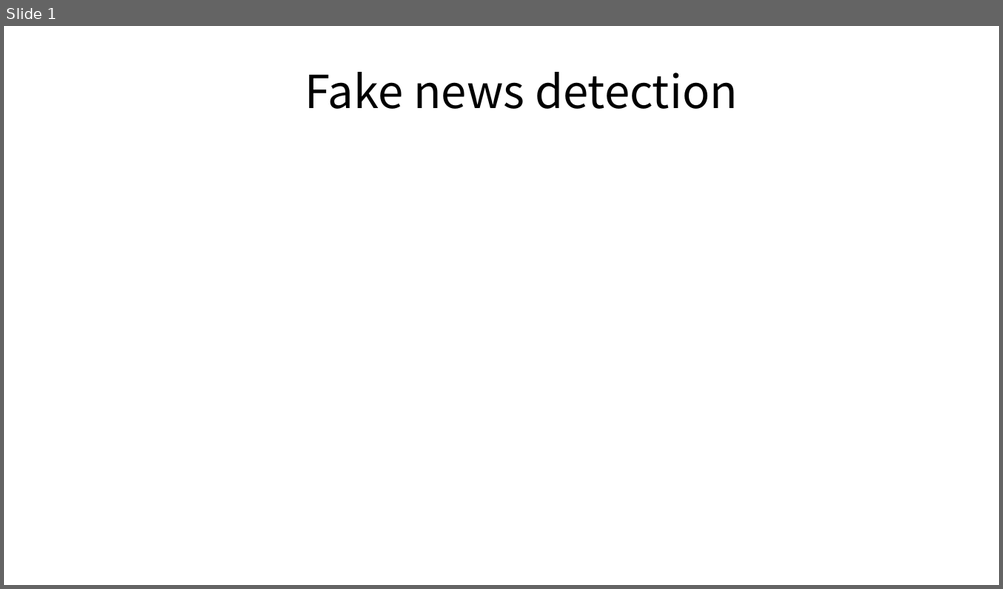
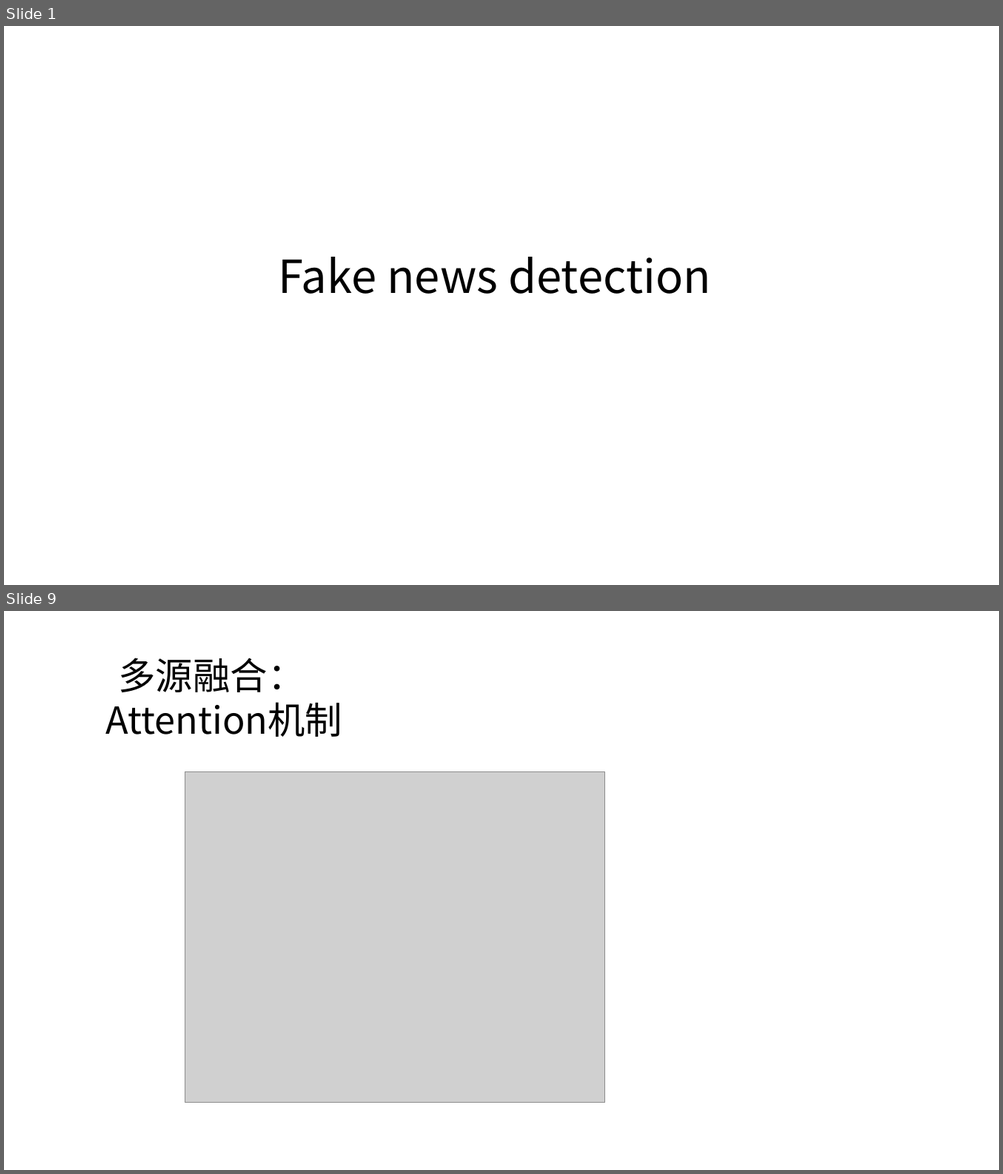
Before and after one commit to SpringFoggy23/FYP, a slide deck: Fake news detection.pptx. Shown one above the other, each under a label of ours: slide 1 before the commit, slides 1 and 9 after it; the slides between them are not shown. The pictures are 1003x589 and 1003x1174 pixels, drawn with LibreOffice and Linux fonts; fonts in the diff are those of the drawing; grey boxes stand for pictures. Boxes give left, top, right and bottom in pixels: in the first picture for what was removed or moved away, otherwise in the second. Text is boxed around its words. In the diff, an @@ line names an element or a change of style, - is before the commit and + after.

```diff
--- a/Fake news detection.pptx
+++ b/Fake news detection.pptx
@@ slide 9 added at bbox=[4, 611, 999, 1170], background #FFFFFF @@
@@ text added at bbox=[106, 658, 343, 737], 36 pt, text #000000 @@
+多源融合：
+Attention机制
@@ picture added at bbox=[185, 772, 605, 1102] @@
@@ slide 1 changed as well @@
@@ title "Fake news detection": place and size @@
-title "Fake news detection" at bbox=[304, 72, 737, 109]
+title "Fake news detection" at bbox=[278, 257, 711, 294]
```
Also in this commit, not shown: 7 other slides changed, 24 other slides added, 11 slides removed, 23 other files.
